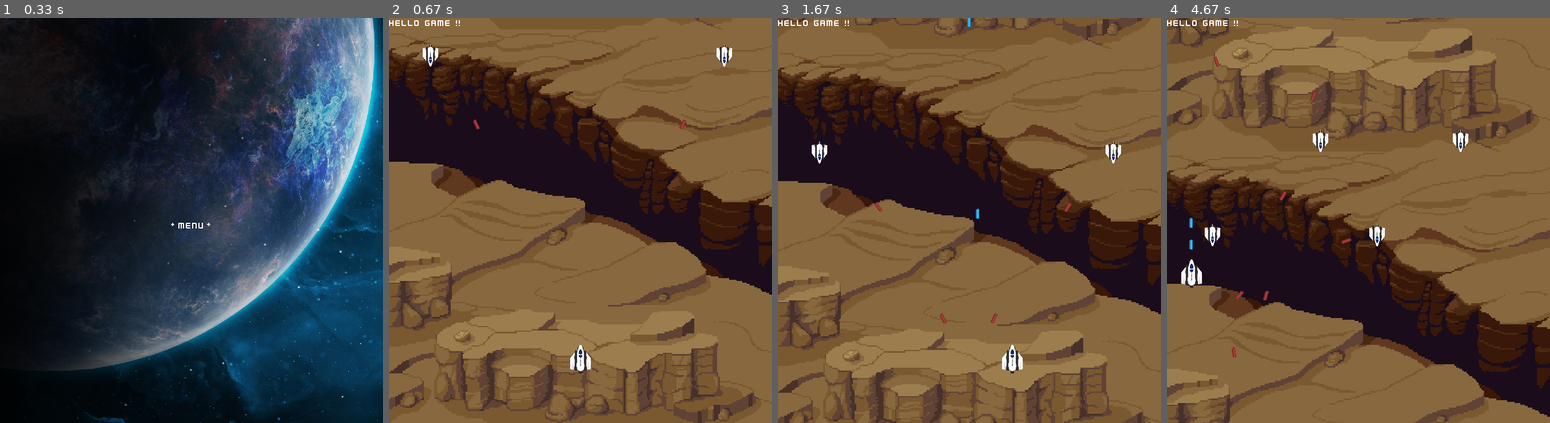
Above: before the commit, frames 1-4 (left to right).
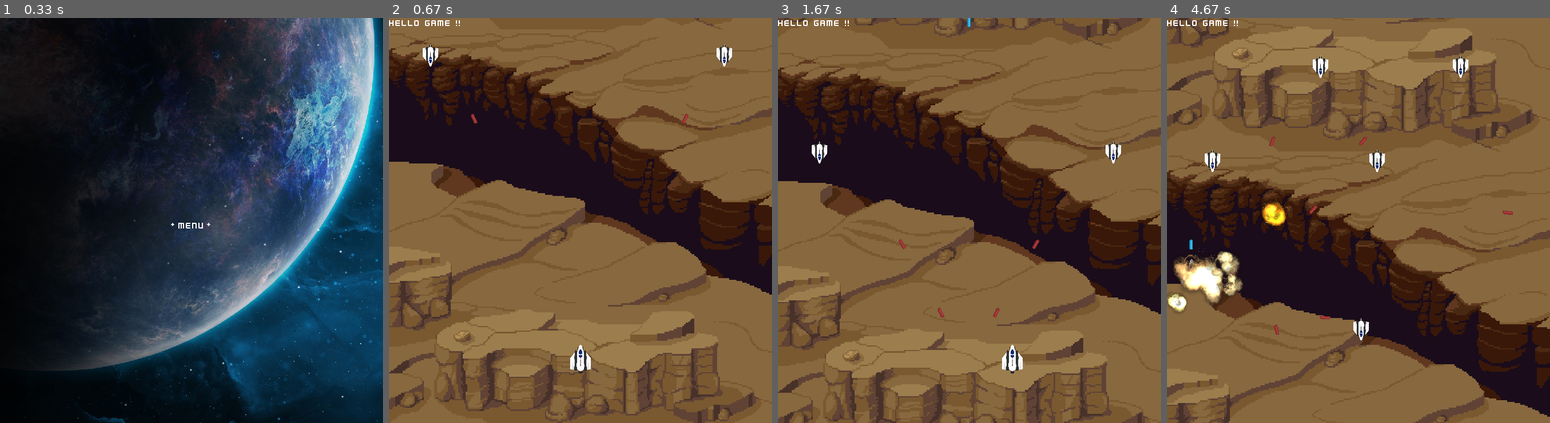
Above: after the commit, the same moments.

Repository: 2ndcouteau/Py_shmup
Game: pygame game, started from srcs/main.py
The game is run twice, just before and just after one commit, with the same random seed, the same clock (stepped at 60 frames per second) and the same inputs.
Inputs:
- Up to frame 1 (0.33 s): no input
- Up to frame 2 (0.67 s): tap Enter at 0.33 s
- Up to frame 3 (1.67 s): tap Space at 0.67, 1.07, 1.37 s; hold Backspace 1-1.47 s; hold D 1-1.47 s; tap Enter at 1.5 s
- Up to frame 4 (4.67 s): hold D 1.83-2.3 s; tap Space at 1.9, 2.2, 2.4, 2.73, 3.03, 3.23, 3.53, 3.8, 4.13, 4.43, 4.57 s; hold Up 2.33-2.63 s; hold D 2.67-3.13 s; hold Left 3.17-3.7 s; hold S 3.73-4.03 s; hold Left 4.07-4.47 s; hold W from 4.5 s (still down)

Frame 1 is identical in both runs. In frame 2, less than 0.1% of the frame differs, in the area x 21-79%, y 23-28%; in frame 3, 0.2%; in frame 4, 3.4%, in the area x 0-91%, y 9-84%.

Commit message:
[ADD] Explosion animations [UPDATE] Clean input event management [ADD] Create two laser sound

Diff:
--- a/srcs/class_Event.py
+++ b/srcs/class_Event.py
@@ -15,38 +15,111 @@
 								RIGHT,
 								LEFT)
 
+# func_table = {
+# 		1: (truc, (1, 2, 3)),
+# 		2: (bidule, (4, 1, 2, 5, 6)),
+# 		3: (machin, (5, 8, 9))
+# 	}
+
+
+# [for x in t.values()]
+# ['string value', [1, 2]]
+
+# [for x in t.keys()]
+# ['first', 'csecond']
+
+# [for x in t.items()]
+# [('a', 'string value'), ('b', [1, 2])]
+
+
+
+
 class Event():
 	def __init__(self):
 		self.timer = 0 # 1seconde
-		self.dt = 0
 
-	def game(g, keys):
+	def game(self, g, keys):
+
+	####
+		game_event = {
+			K_e: [self.k_e, g],
+			K_BACKSPACE: [self.k_backspace, g],	# change to load_menu()
+			K_RETURN: [print, "Entrée", "ENTER"],
+			K_SPACE: [g.player.shoot, g],
+			K_b: [print, "Bomb"],
+			K_UP: [g.player.move, UP],
+			K_DOWN: [g.player.move, DOWN],
+			K_LEFT: [g.player.move, LEFT],
+			K_RIGHT: [g.player.move, RIGHT],
+			K_w: [g.player.move, UP],
+			K_s: [g.player.move, DOWN],
+			K_a: [g.player.move, LEFT],
+			K_d: [g.player.move, RIGHT],
+		}
 
 		if g.player.hp <= 0:
 			print("You Died")
 			g.mode = LEVEL_MENU	# change to load_menu()
-		if keys[K_BACKSPACE]:
-			g.mode = LEVEL_MENU	# change to load_menu()
-		if keys[K_RETURN]:
-			print("Entrée")
-		if keys[K_SPACE]:
-			g.player.shoot(g)
-			print("Espace")
-		if keys[K_b]:
-			print("Bomb")
-		if keys[K_UP] or keys[K_w]:
-			g.player.move(UP)
-		if keys[K_DOWN] or keys[K_s]:
-			g.player.move(DOWN)
-		if keys[K_LEFT] or keys[K_a]:
-			g.player.move(LEFT)
-		if keys[K_RIGHT] or keys[K_d]:
-			g.player.move(RIGHT)
-		if keys[K_e]:
-			if g.timer <= 0:
-				Enemy(g)
-				# Reset the countdown timer to one second.
-				g.timer = 1000
+		for input, func in game_event.items():
+			if keys[input]:
+				func[0](*func[1:])
+
+	def k_backspace(g):
+		g.mode = LEVEL_MENU	# change to load_menu()
+	def k_e(g):
+		if self.timer <= 0:
+			Enemy(g)
+			# Reset the countdown timer to one second.
+			self.timer = 1000
+
+		#
+		# if keys[K_BACKSPACE]:
+		# 	g.mode = LEVEL_MENU	# change to load_menu()
+		# if keys[K_RETURN]:
+		# 	print("Entrée")
+		# if keys[K_SPACE]:
+		# 	g.player.shoot(g)
+		# 	print("Espace")
+		# if keys[K_b]:
+		# 	print("Bomb")
+		# if keys[K_UP] or keys[K_w]:
+		# 	g.player.move(UP)
+		# if keys[K_DOWN] or keys[K_s]:
+		# 	g.player.move(DOWN)
+		# if keys[K_LEFT] or keys[K_a]:
+		# 	g.player.move(LEFT)
+		# if keys[K_RIGHT] or keys[K_d]:
+		# 	g.player.move(RIGHT)
+		# if keys[K_e]:
+		# 	if g.timer <= 0:
+		# 		Enemy(g)
+		# 		# Reset the countdown timer to one second.
+		# 		g.timer = 1000
+
+		# def k_return(g):
+		# 	print("Entrée")
+		# def k_space(g):
+		# 	g.player.shoot(g)
+		# 	print("Espace")
+		# def k_b():
+		# 	print("Bomb")
+		# def k_up(g):
+		# 	g.player.move(UP)
+		# def k_down(g):
+		# 	g.player.move(DOWN)
+		# def k_left(g):
+		# 	g.player.move(LEFT)
+		# def k_right(g):
+		# 	g.player.move(RIGHT)
+		# def k_w(g):
+		# 	g.player.move(UP)
+		# def k_s(g):
+		# 	g.player.move(DOWN)
+		# def k_a(g):
+		# 	g.player.move(LEFT)
+		# def k_d(g):
+		# 	g.player.move(RIGHT)
+
 
 	def general(g, keys):
 		if keys[K_ESCAPE]:
@@ -72,13 +145,16 @@
 
 
 	def manage(self, g):
+		# g.timer_event -= g.dt
+		# if g.timer_event <= 0:
+
 		pygame.event.pump() ## Good way to manage event
 		keys = pygame.key.get_pressed()
 		# if event.type == pygame.KEYDOWN:
 		# print ("Button pressed !")
 		self.general(g, keys)
 		if (g.mode is GAME):
-			self.game(g, keys)
+			self.game(self, g, keys)
 		elif (g.mode is LEVEL_MENU):
 			self.level_menu(g, keys)
 		else:
@@ -86,3 +162,4 @@
 
 		pygame.event.clear()
 		g.player.rect = g.player.rect.clamp(g.window_rect)
+			# g.timer_event = EVENT_FREQUENCY
--- /dev/null
+++ b/srcs/class_Explosion.py
@@ -0,0 +1,50 @@
+#!/usr/bin/env python3.7
+# _*_ coding: Utf-8 -*
+
+import pygame
+from pygame.locals	import *
+from random			import randint
+
+from constants			import (X_WINDOW,
+								Y_WINDOW,
+								EXPLOSION_FRAME_RATE)
+
+
+
+
+class Explosion(pygame.sprite.Sprite):
+	def __init__(self, g, center, explosion_style):
+		pygame.sprite.Sprite.__init__(self)
+
+		self.explosion_style = explosion_style
+		self.image = g.explosion_imgs[self.explosion_style][0]
+		# print(self.image)
+
+		self.rect = self.image.get_rect()
+		self.rect.center = center
+
+		self.timer = 0
+		self.frame = 0
+		self.frame_rate = EXPLOSION_FRAME_RATE
+
+		self.len = len(g.explosion_imgs[self.explosion_style])
+
+		g.all_sprites.add(self)
+		g.sprites_explosions.add(self)
+
+		self.g = g
+
+	def update(self):
+		self.timer -= self.g.dt
+		if self.timer <= 0:
+			self.frame += 1
+			if self.frame == self.len:
+				self.kill()
+			else:
+				center = self.rect.center  ## ??
+				self.image = self.g.explosion_imgs[self.explosion_style][self.frame]
+				self.rect = self.image.get_rect()
+				self.rect.center = center
+
+			# Reset the countdown shoot timer + salt time
+			self.timer = self.frame_rate
--- a/srcs/class_Game.py
+++ b/srcs/class_Game.py
@@ -5,7 +5,7 @@
 from pygame.locals	import *
 from random			import randint
 
-
+from class_Explosion	import Explosion
 from class_Player		import Player
 from class_Enemy		import Enemy
 from class_Background	import Level_background, Level_menu_background, Main_menu_background
@@ -22,12 +22,19 @@
 								IMG_MAIN_MENU_BACKGROUND,
 								IMG_LEVEL_MENU_BACKGROUND_FULL,
 								IMG_LEVEL_MENU_BACKGROUND_TIER,
-								IMG_PLAYER)
+								IMG_PLAYER,
+								IMG_EXPLOSION1,
+								IMG_EXPLOSION2,
+								IMG_EXPLOSION3)
 
 class Game():
 	def __init__(self):
+		self.dt = 0
 		self.timer = 0 # 1seconde
-		self.dt = 0
+		self.timer_gen_e = 0
+		self.timer_event = 0 # 1seconde
+
+		self.last_update = 0
 
 		pygame.init()
 		# Set input frequency
@@ -51,6 +58,8 @@
 		self.sprites_enemies_shoots = pygame.sprite.Group()
 #		self.sprites_neutrals_list = pygame.sprite.Group()
 
+		self.sprites_explosions = pygame.sprite.Group()
+
 
 
 		self.window = pygame.display.set_mode((X_WINDOW, Y_WINDOW), HWSURFACE | DOUBLEBUF) # | RESIZABLE)
@@ -72,6 +81,12 @@
 		self.level_menu_backgrounds.append(Level_menu_background(self, (0, 0), IMG_LEVEL_MENU_BACKGROUND_FULL, LEVEL_MENU, opacity=100))
 		self.level_menu_backgrounds.append(Level_menu_background(self, (X_WINDOW / 4, Y_WINDOW / 4), IMG_LEVEL_MENU_BACKGROUND_TIER, LEVEL_MENU, opacity=150))
 
+		self.explosion_imgs = []
+		self.explosion_imgs.append(self.load_sprites(IMG_EXPLOSION1, width=256, height=256, ratio=1/3))
+		self.explosion_imgs.append(self.load_sprites(IMG_EXPLOSION2, width=256, height=256, ratio=1/2))
+		self.explosion_imgs.append(self.load_sprites(IMG_EXPLOSION3, width=256, height=256, ratio=1/2))
+
+
 
 		self.player = Player(self)
 
@@ -88,13 +103,25 @@
 		# 	# Reset the countdown timer to one second.
 		# 	self.timer = NEUTRALS_SPAWN_FREQUENCY + randint(0, 1000)
 
+	def load_sprites(self, img, posx=0, posy=0, width=10, height=10, ratio=(1/2)):
+		sprite_frames = []
+		for line in range(8):
+			for column in range(8):
+				print(line, column)
+				sub_img = img.subsurface(pygame.Rect((posx +(column * width)),  (posy + (line * height)), width, height)).convert_alpha()
+				sub_img = pygame.transform.scale(sub_img, (int(width * ratio), int(height * ratio)))
+				sprite_frames.append(sub_img)
+
+		return sprite_frames
+
 
 	def generate_enemies(self):
-		if self.timer <= 0:
+		self.timer_gen_e -= self.dt
+		if self.timer_gen_e <= 0:
 			for i in range(1, 3):
 				Enemy(self)
 			# Reset the countdown timer to one second.
-			self.timer = ENEMIES_SPAWN_FREQUENCY + randint(0, 1000)
+			self.timer_gen_e = ENEMIES_SPAWN_FREQUENCY + randint(0, 1000)
 
 	def collide_management(self):
 		# See if the enemies collide with player
@@ -105,14 +132,17 @@
 			print("Collide Player with Enemies !")
 
 		collide_list = pygame.sprite.spritecollide(self.player, self.sprites_enemies_shoots, True)
-		for x in collide_list:
+		for hit in collide_list:
 			self.player.hp -= 1
 			print("Collide Enemies shoots with player !")
+			Explosion(self, hit.rect.center, 0)
 
 		collide_list = pygame.sprite.groupcollide(self.sprites_allies_shoots, self.sprites_enemies, True, True)
 		# Check the list of collisions.
-		for x in collide_list:
+		for hit in collide_list:
 			print("Collide Player Shoots with Enemies !")
+			Explosion(self, hit.rect.center, randint(1, 2))
+
 
 	def level_backgrounds_reinitialization(self):
 		self.all_sprites.add(self.level_backgrounds[0])
--- a/srcs/class_Layout.py
+++ b/srcs/class_Layout.py
@@ -33,6 +33,9 @@
 
 		g.sprites_level_text.draw(g.window)
 
+		# print(g.sprites_explosions)
+		g.sprites_explosions.draw(g.window)
+
 		# g.sprites_neutrals.draw(g.window)
 
 			# Refresh ALL the Display
--- a/srcs/class_Player.py
+++ b/srcs/class_Player.py
@@ -45,7 +45,9 @@
 		if self.timer <= 0:
 			Shoot(g, ALLIES, self.speed + 1, self.rect.centerx, self.rect.top)
 			# Reset the countdown timer to one second.
+			print (self.timer)
 			self.timer = PLAYER_SHOOT_FREQUENCY
+			print (self.timer)
 
 	def reinitialization(self, g):
 		# Init player position and spec
--- a/srcs/constants.py
+++ b/srcs/constants.py
@@ -3,7 +3,6 @@
 
 import os
 import pygame
-
 
 # Colors
 WHITE = (255, 255, 255)
@@ -32,6 +31,12 @@
 IMG_LASER_PLAYER = pygame.image.load(os.path.join(media_folder, "laserBlue.png"))
 IMG_LASER_ENEMY = pygame.image.load(os.path.join(media_folder, "laserRed.png"))
 
+IMG_EXPLOSION1 = pygame.image.load(os.path.join(media_folder, "explosion01.png"))
+IMG_EXPLOSION2 = pygame.image.load(os.path.join(media_folder, "explosion02.png"))
+IMG_EXPLOSION3 = pygame.image.load(os.path.join(media_folder, "explosion03.png"))
+
+# EXPLOSIONS_LIST = {}
+
 ALLIES = 0
 ENEMIES = 1
 NEUTRAL = 2
@@ -45,11 +50,14 @@
 MAIN_MENU = 1 << 1
 LEVEL_MENU = 1 << 2
 
-PLAYER_SHOOT_FREQUENCY = 50
-ENEMIES_SHOOT_FREQUENCY = 500
-ENEMIES_SPAWN_FREQUENCY = 500
+PLAYER_SHOOT_FREQUENCY = 1000 / 10
+ENEMIES_SHOOT_FREQUENCY = 1000 / 4
+ENEMIES_SPAWN_FREQUENCY = 1000 / 2
 
 NEUTRALS_SPAWN_FREQUENCY = 1000
+
+# EVENT_FREQUENCY = 1000 / 60
+EXPLOSION_FRAME_RATE = 1000 / 60
 
 
 PLAYER_HP = 30
--- a/srcs/main.py
+++ b/srcs/main.py
@@ -14,9 +14,10 @@
 							MAIN_MENU)
 
 def main_loop(g):
+	clock = pygame.time.Clock()
 	while 42:
 		# dt = time in milliseconds that passed since last tick.
-		g.dt = pygame.time.Clock().tick(60)
+		g.dt = clock.tick(60)
 		g.timer -= g.dt
 
 		if (g.mode is GAME):
@@ -25,11 +26,13 @@
 			Event.manage(Event, g)
 			Layout.scroll_level_background(g)
 
+			g.sprites_allies_shoots.update()
+			g.sprites_enemies_shoots.update()
 			g.sprites_enemies.update()
-			g.sprites_enemies_shoots.update()
-			g.sprites_allies_shoots.update()
 
 			g.collide_management()
+
+			g.sprites_explosions.update()
 			Layout.draw_game_sprites(Layout, g)
 
 		elif (g.mode is LEVEL_MENU):
Binary file added: media/explosion01.png
Binary file added: media/explosion02.png
Binary file added: media/explosion03.png
Not shown, added: media/Laser2.wav
Not shown, added: media/laser.wav
Not shown, changed: todo.md
